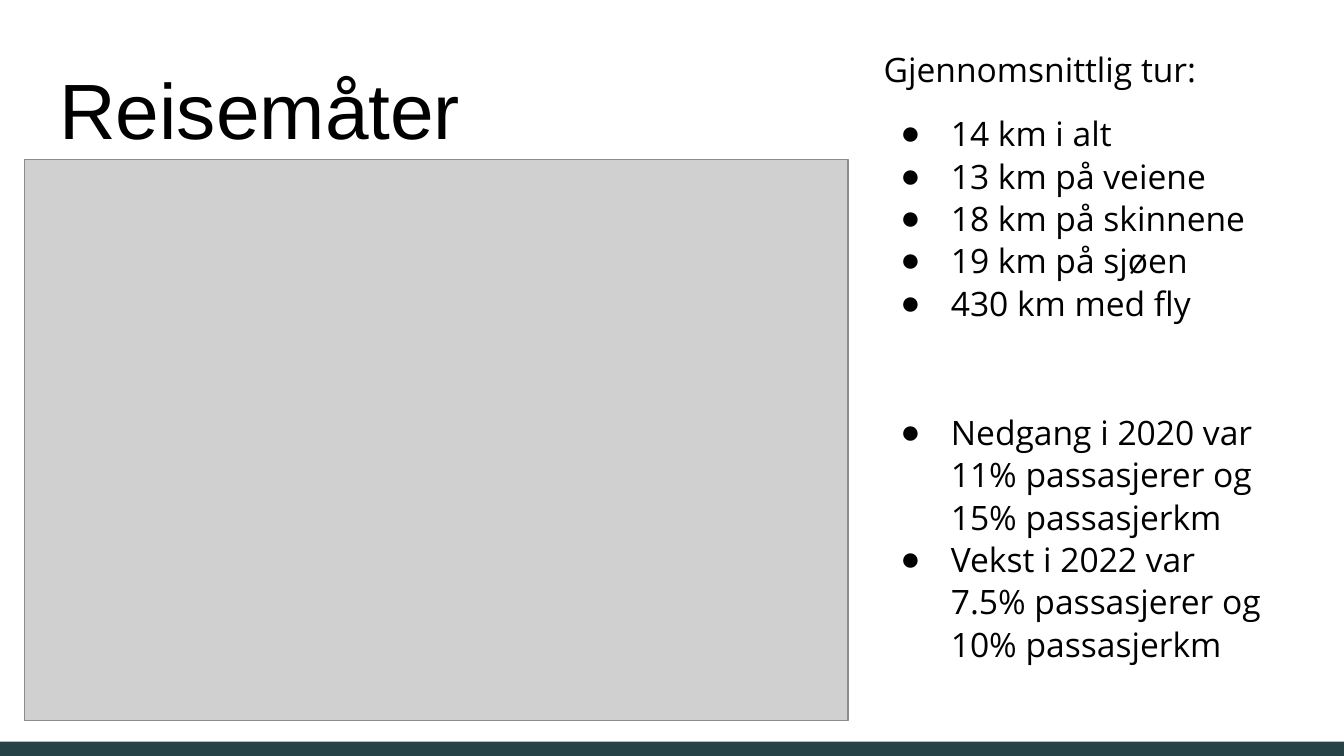
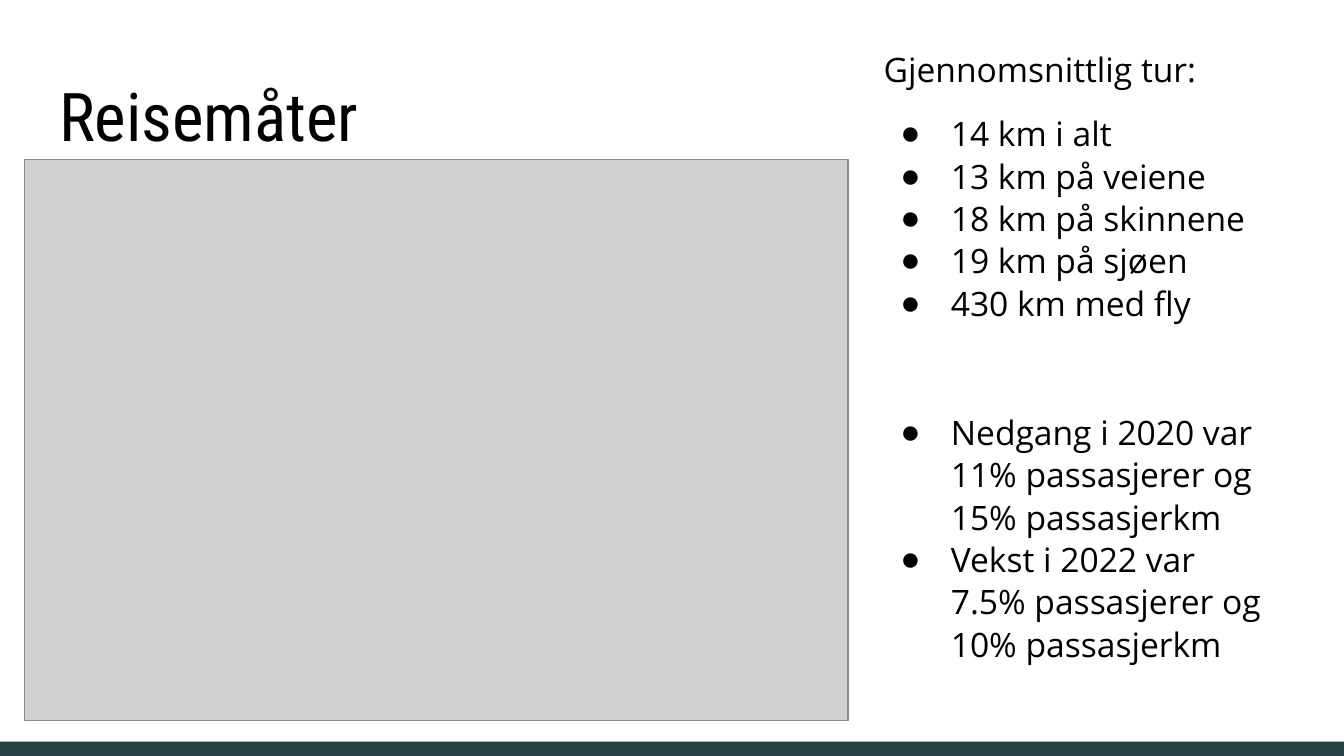
Before and after one commit to nori-parelius/InnenlandskTransport, a slide deck: slide 4 of SSB.odp. Drawn at 1344x756 pixels with LibreOffice and Linux fonts; fonts in the diff are those of the drawing; grey boxes stand for pictures. Boxes give left, top, right and bottom in pixels: in the first picture for what was removed or moved away, otherwise in the second. Text is boxed around its words. In the diff, an @@ line names an element or a change of style, - is before the commit and + after.

```diff
--- a/SSB.odp
+++ b/SSB.odp
@@ title "Reisemåter" at (x1=59, y1=87, x2=358, y2=142): size 42 to 36 pt, font Arial to Roboto Condensed @@
```
Also in this commit, not shown: 11 other slides changed, 12 other files.
